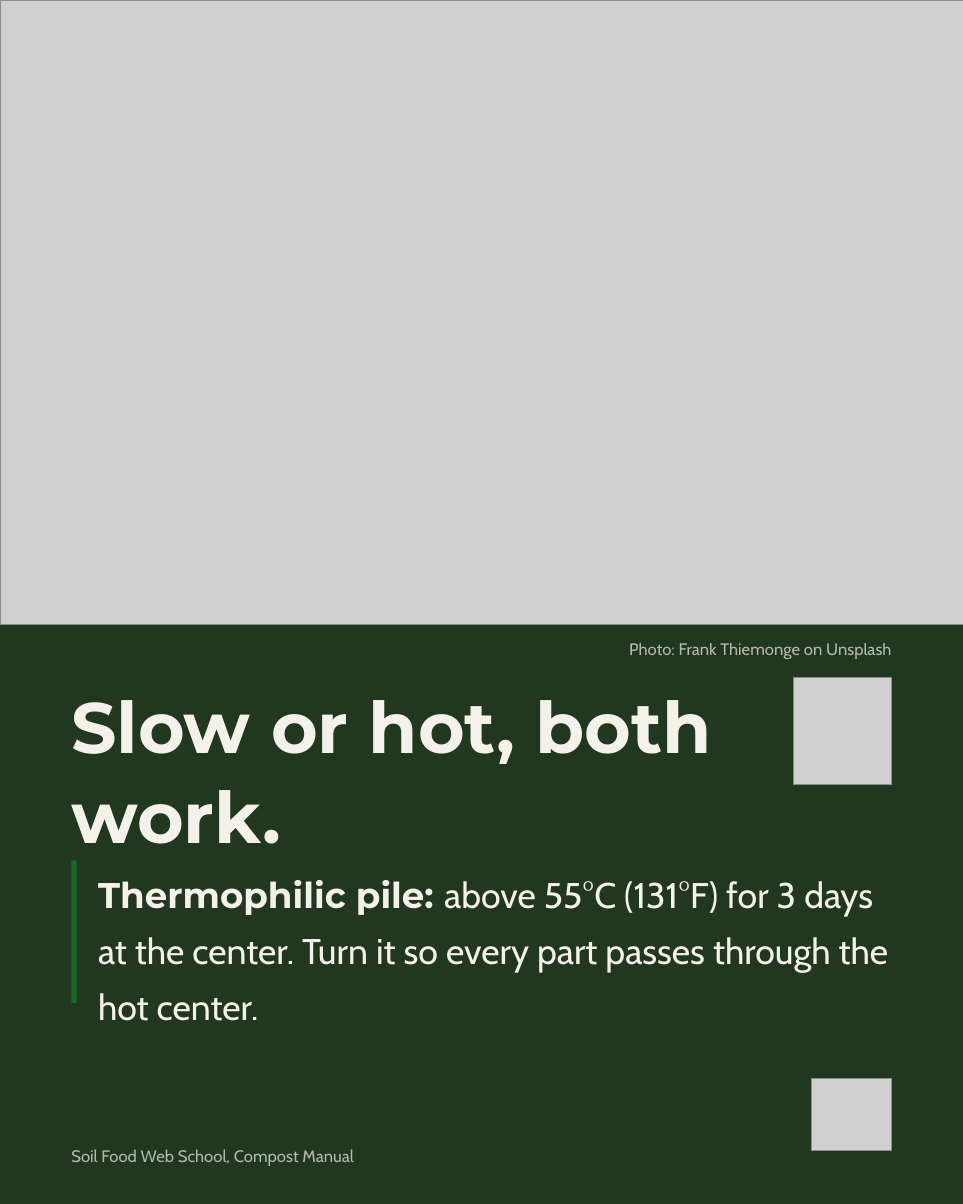
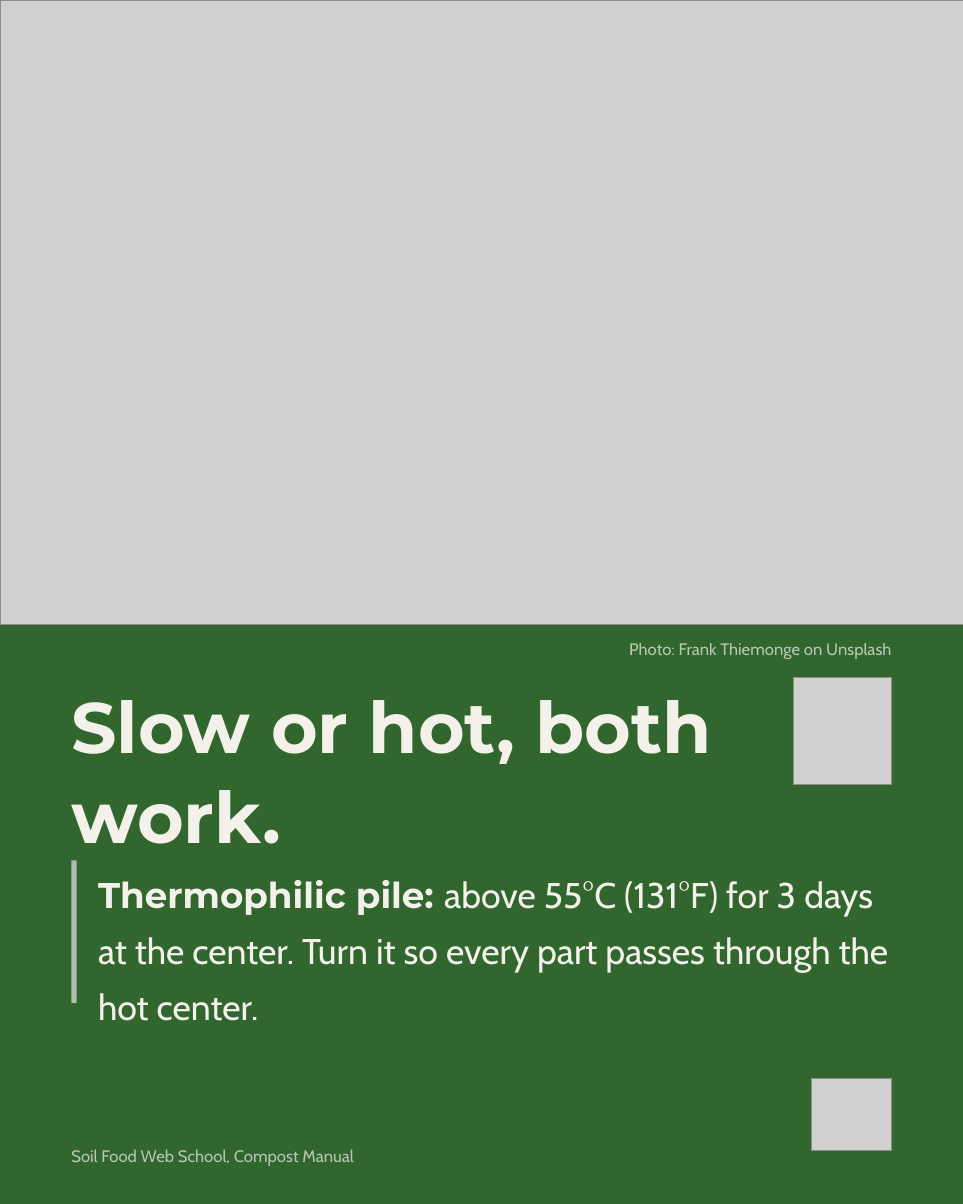
Before and after one commit to linneamoritznyc/SFW-SocialMedia, a slide deck: slide 9 of templates/posts/october/04-10-2026-sun-ig-world-animal-day-v2.pptx. Drawn at 963x1204 pixels with LibreOffice and Linux fonts; fonts in the diff are those of the drawing; grey boxes stand for pictures. Boxes give left, top, right and bottom in pixels: in the first picture for what was removed or moved away, otherwise in the second. Text is boxed around its words. In the diff, an @@ line names an element or a change of style, - is before the commit and + after.

```diff
--- a/templates/posts/october/04-10-2026-sun-ig-world-animal-day-v2.pptx
+++ b/templates/posts/october/04-10-2026-sun-ig-world-animal-day-v2.pptx
@@ background #22371F to #31662F @@
@@ text "Photo: Frank Thiemonge on Unsplash" at [629,643,891,659]: text colour #F4F1EA at 70% opacity to #F3F1EA at 70% opacity @@
@@ text "Slow or hot, both work." at [71,700,711,844]: text colour #F4F1EA to #F3F1EA @@
@@ rectangle at [71,860,76,1003]: fill #156826 to #B1BCB1 @@
@@ text "Thermophilic pile: above 55°C (131°F) ..." at [98,880,889,1021]: text colour #F4F1EA to #F3F1EA @@
@@ text "Soil Food Web School, Compost ..." at [71,1149,353,1166]: text colour #F4F1EA at 70% opacity to #F3F1EA at 70% opacity @@
```
Also in this commit, not shown: 9 other slides changed, 27 other files.
